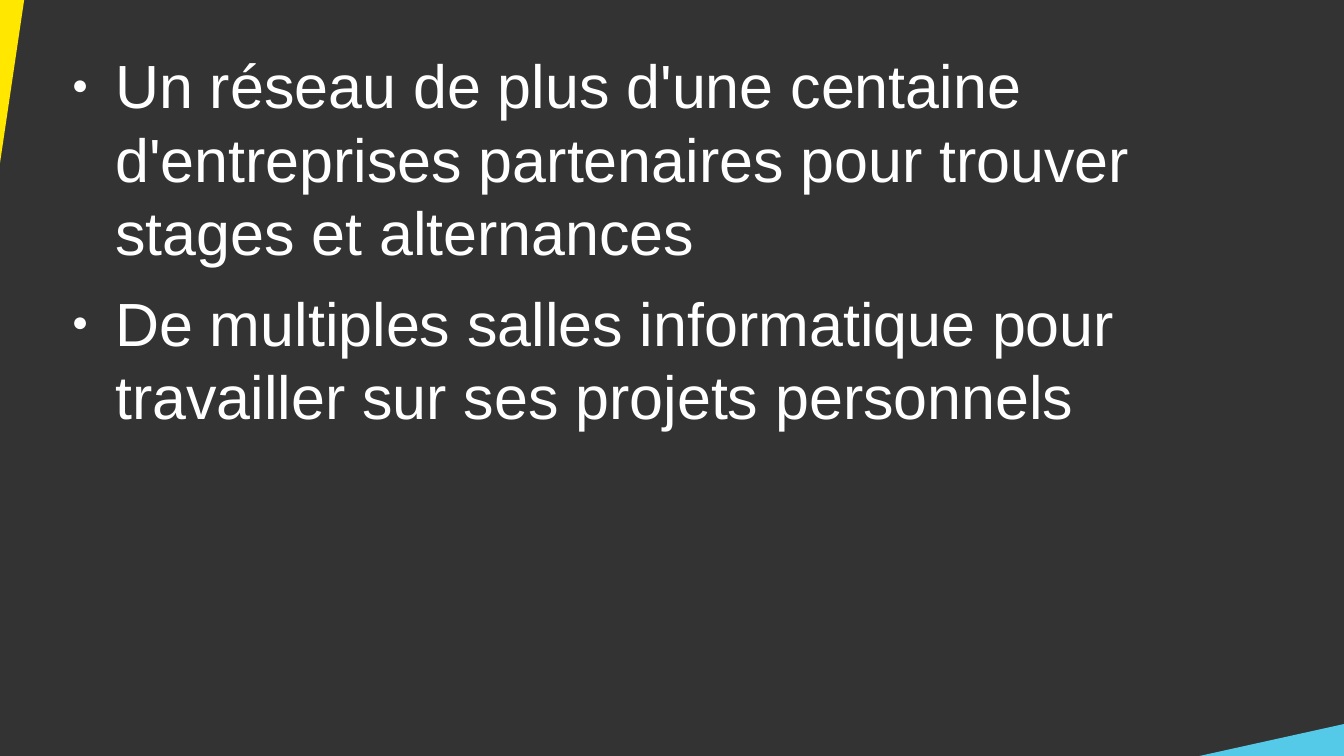
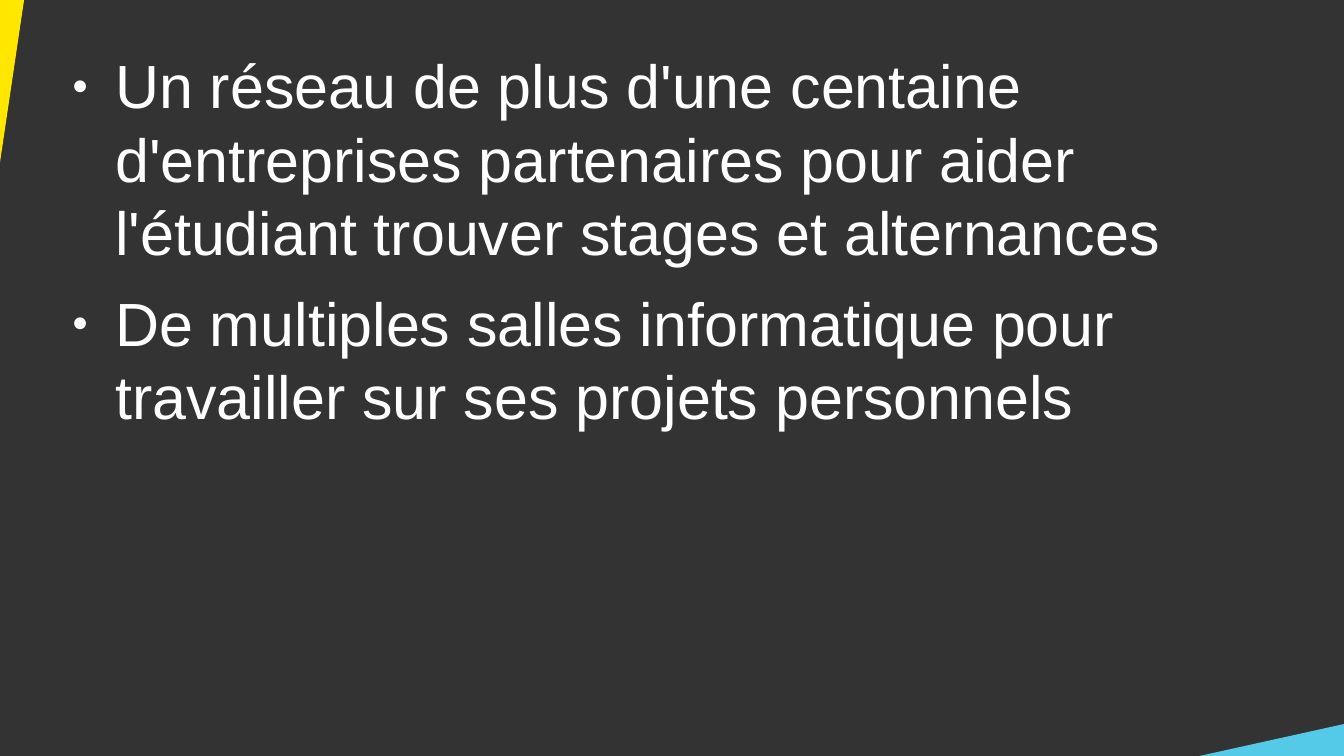
Before and after one commit to DanYellow/cours, a slide deck: slide 27 of presentation-formation-mmi/presentation.odp (slide 26 before the commit). Drawn at 1344x756 pixels with LibreOffice and Linux fonts; fonts in the diff are those of the drawing. Boxes give left, top, right and bottom in pixels: in the first picture for what was removed or moved away, otherwise in the second. Text is boxed around its words. In the diff, an @@ line names an element or a change of style, - is before the commit and + after.

```diff
--- a/presentation-formation-mmi/presentation.odp
+++ b/presentation-formation-mmi/presentation.odp
@@ text at [115, 63, 1160, 266]: text changed @@
-● Un réseau de plus d'une centaine d'entreprises partenaires pour trouver stages et alternances
+● Un réseau de plus d'une centaine d'entreprises partenaires pour aider l'étudiant trouver stages et alternances
```
Also in this commit, not shown: 11 other slides changed, 1 slide added, 1 other file.
